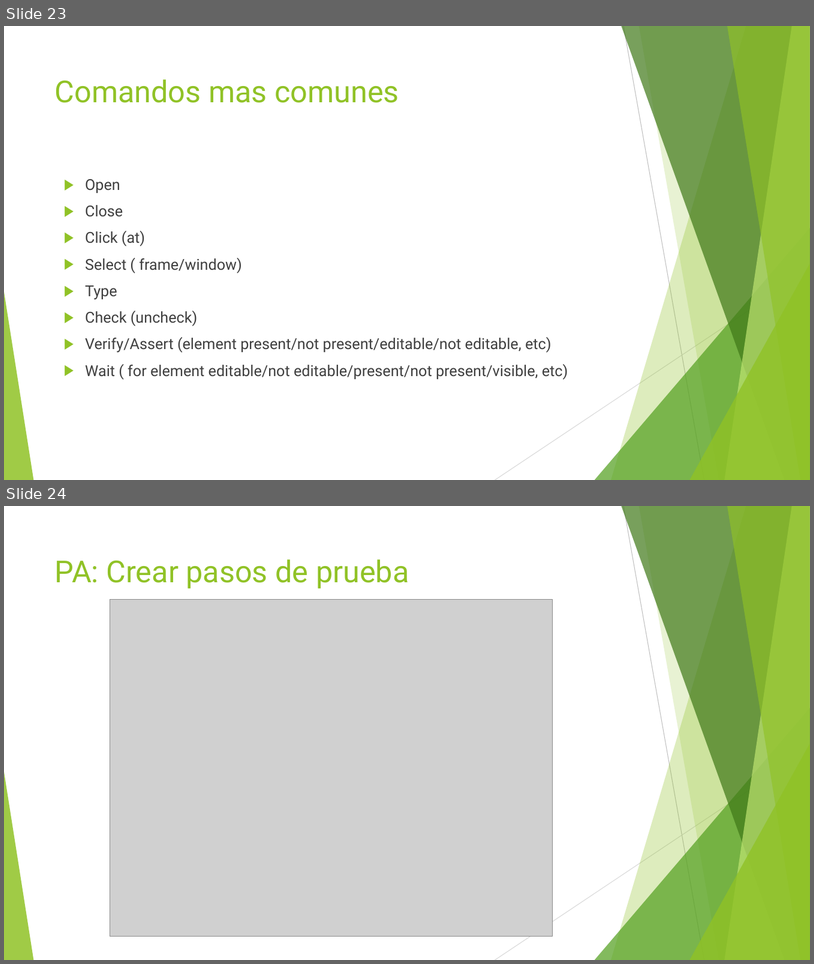
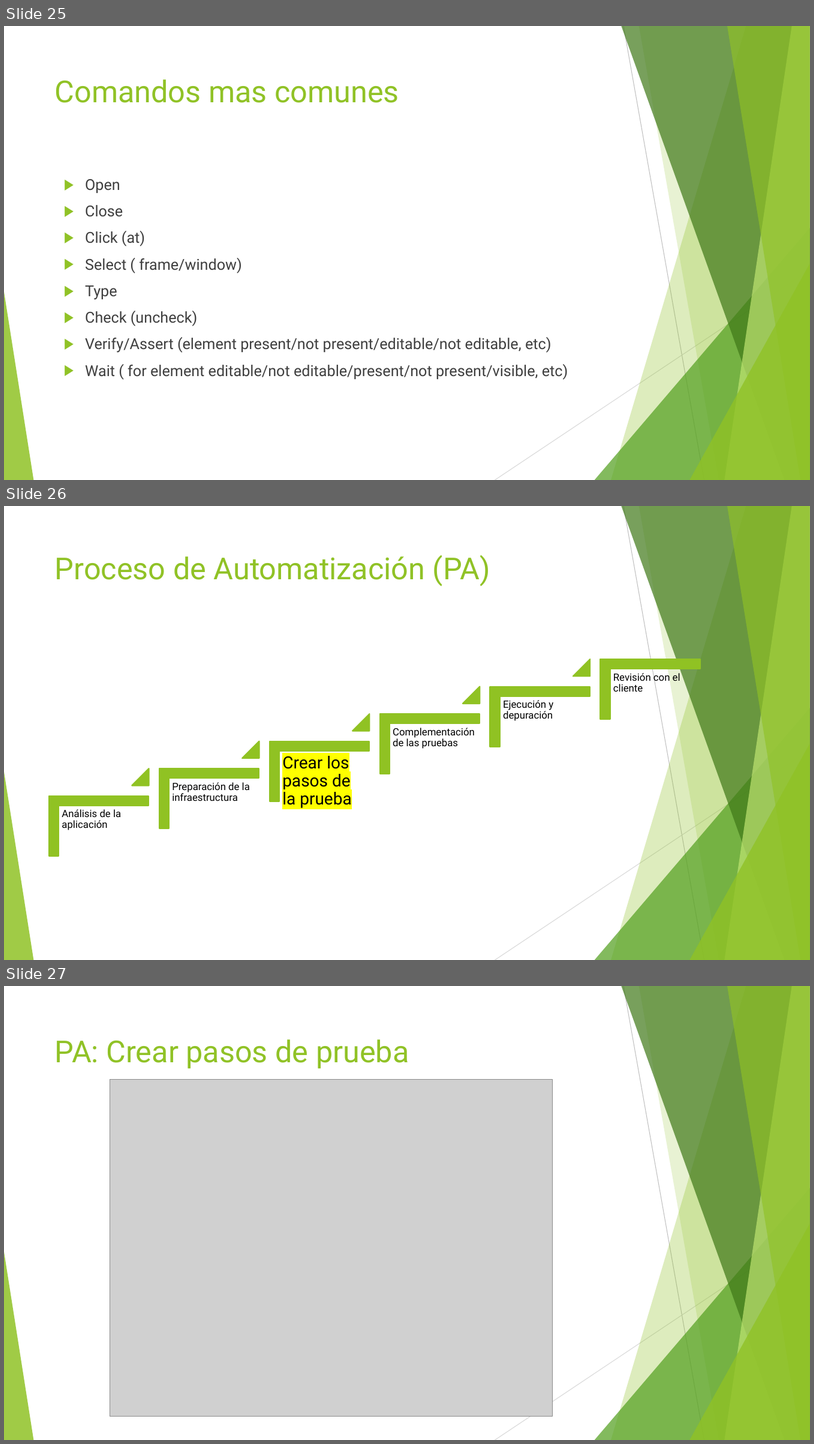
Before and after one commit to jomarnavarro/intro_automation, a slide deck: presentaciones/Selenium, session 1.pptx. Shown one above the other, each under a label of ours: slides 23 and 24 before the commit, slides 25, 26 and 27 after it. The pictures are 814x964 and 814x1444 pixels, drawn with LibreOffice and Linux fonts; fonts in the diff are those of the drawing; grey boxes stand for pictures. Boxes give left, top, right and bottom in pixels: in the first picture for what was removed or moved away, otherwise in the second. Text is boxed around its words. In the diff, an @@ line names an element or a change of style, - is before the commit and + after.

```diff
--- a/presentaciones/Selenium, session 1.pptx
+++ b/presentaciones/Selenium, session 1.pptx
@@ slide 26 added at (4, 506, 810, 960), background #FFFFFF; not listed: 10 template elements that a slide beside it also shows @@
@@ title added at (55, 555, 491, 586), 36 pt, text #90C226 @@
+Proceso de Automatización (PA)
@@ group added at (49, 659, 700, 856): 6 corners, 6 texts, 5 triangles @@
+Análisis de la aplicación
+Preparación de la infraestructura
+Crear los pasos de la prueba
+Complementación de las pruebas
+Ejecución y depuración
+Revisión con el cliente
@@ what was slide 23 is now slide 25 @@
@@ what was slide 24 is now slide 27 @@
```
Also in this commit, not shown: 3 slides changed, 5 other slides added.
